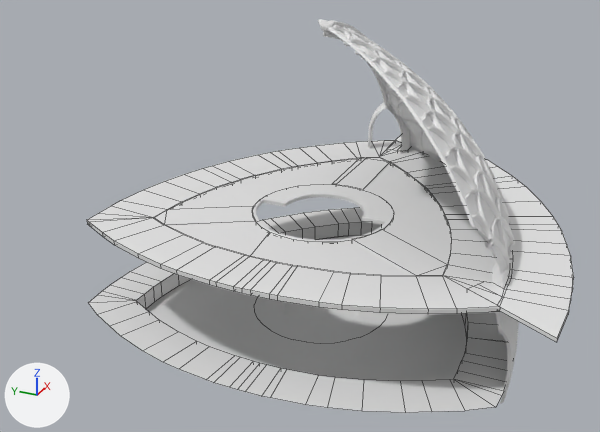
An edit to the FBX model Assets/Models/walls n stuff/dome.fbx, drawn before and after from the same camera.
One viewpoint serves both versions: a camera (50 mm lens) standing at (-38.8, -16.1, 23.9) and looking at (0.1, 1.4, 4.5). The axes (+X, +Y, +Z) are drawn at lower left. The lights are the same throughout. Mesh edges are drawn as thin lines on the coarser meshes. Where no turn or scale is listed for an object, it has been applied to the vertices. Vertices at the same position are counted once.

Objects in the first picture: 'balcony', 'bottom floor center ring', 'bottom floor center ring.001', 'bottom floor center ring.002', 'lowerwallinside', 'top floor', 'top floor glass', 'top floor middle', 'wall.007', 'window panes.001'.
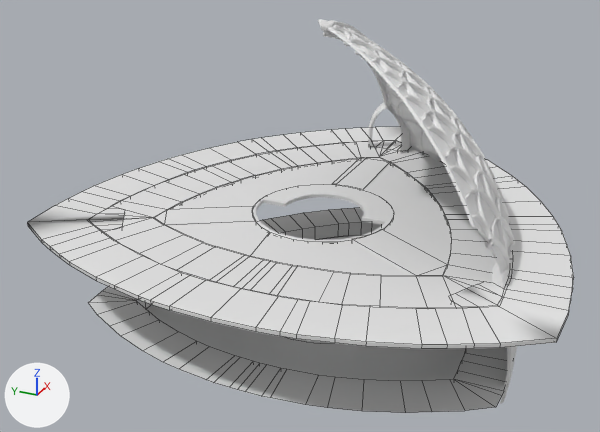
Changed parts and their boxes (x1, y1, x2, y2) in the pictures (600 x 432 px):
'balcony', reshaped (191% wider, 8% taller)
    before: (387, 136, 574, 342)
    after: (27, 127, 574, 349)
part 1 of me_icosphere_028, built on
    before: (497, 304, 569, 342)
    after: (27, 127, 569, 349)
'bottom floor center ring', unchanged, covered by the edit
    before: (254, 297, 388, 343)
    after: (287, 337, 331, 343)

The change in detail:
me_icosphere_028 is used by ob_balcony; location (0.0, 0.0, 5.12).
me_icosphere_028 had 100 vertices, 96 faces and spanned x -7.9..15.9, y -13.9..0.0, z -0.2..0.0.
me_icosphere_028 now has 282 vertices, 282 faces and spans x -12.4..15.9, y -13.9..13.9, z -0.2..0.0.
Part 1, on me_icosphere_028:
2 vertices are removed from x -7.9, y -13.8, z -0.2..0.0.
4 faces are deleted.
184 vertices are added at x -12.4..14.8, y -13.8..13.9, z -0.2..0.0.
190 new faces join them.
